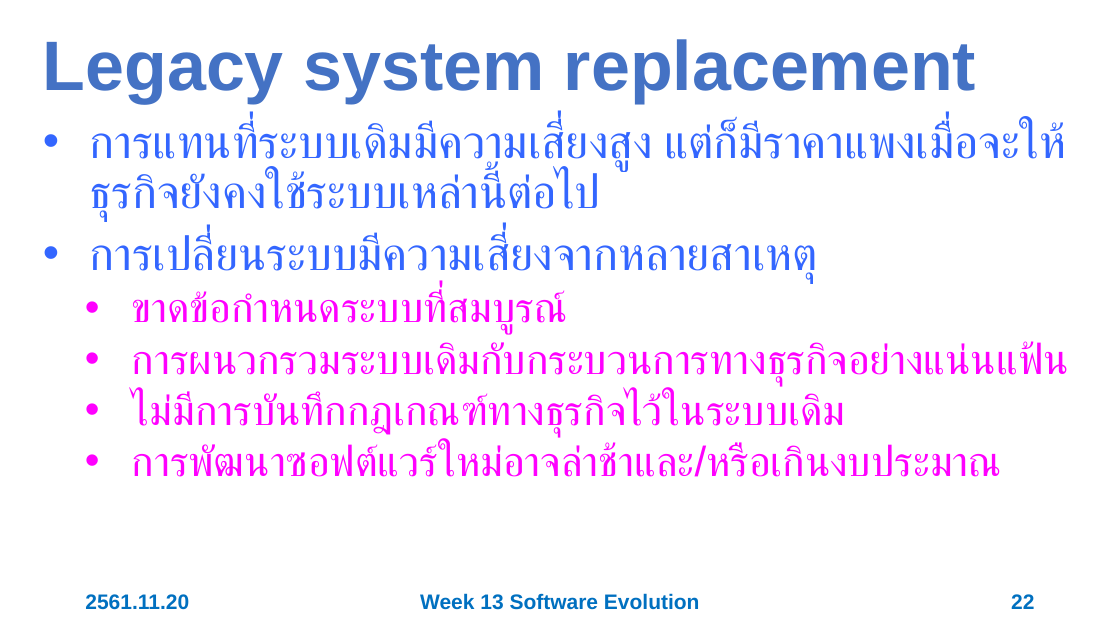
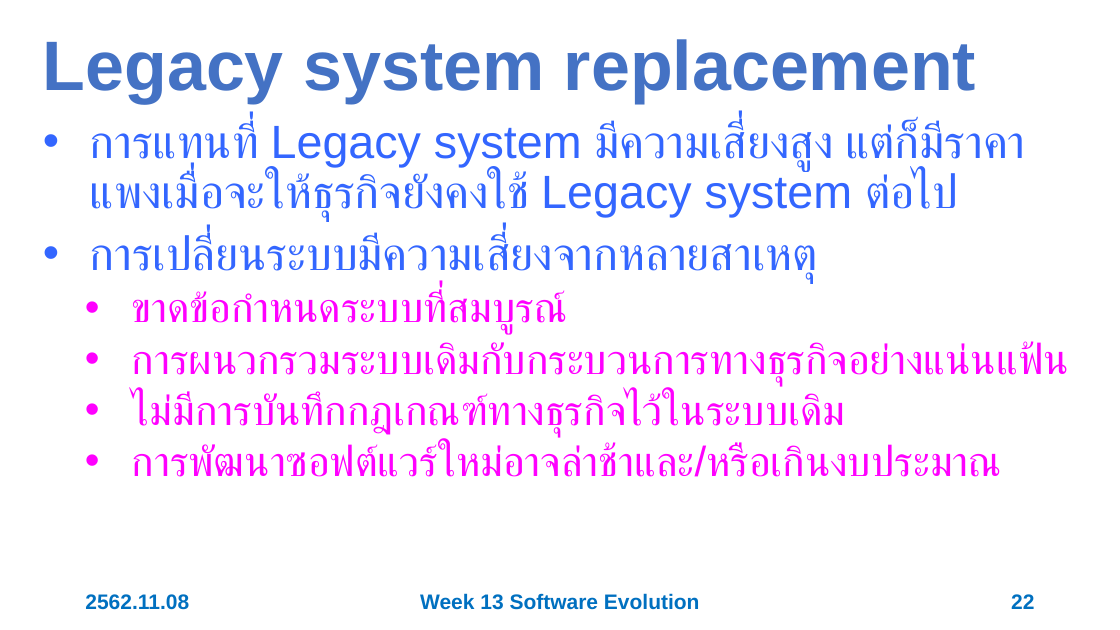
Before and after one commit to 03376806-software-engineering/Week-13-Software-Evolution, a slide deck: slide 22 of Slides/Week 13 Software Evolution.pptx. Drawn at 1120x630 pixels with LibreOffice and Linux fonts; fonts in the diff are those of the drawing. Boxes give left, top, right and bottom in pixels: in the first picture for what was removed or moved away, otherwise in the second. Text is boxed around its words. In the diff, an @@ line names an element or a change of style, - is before the commit and + after.

```diff
--- a/Slides/Week 13 Software Evolution.pptx
+++ b/Slides/Week 13 Software Evolution.pptx
@@ text at [90, 121, 1026, 222]: text changed @@
-• การแทนที่ระบบเดิมมีความเสี่ยงสูง แต่ก็มีราคาแพงเมื่อจะให้ธุรกิจยังคงใช้ระบบเหล่านี้ต่อไป
+• การแทนที่ Legacy system มีความเสี่ยงสูง แต่ก็มีราคาแพงเมื่อจะให้ธุรกิจยังคงใช้ Legacy system ต่อไป
@@ text at [85, 594, 189, 610]: text changed @@
-2561.11.20
+2562.11.08
```
Also in this commit, not shown: 54 other slides changed.
